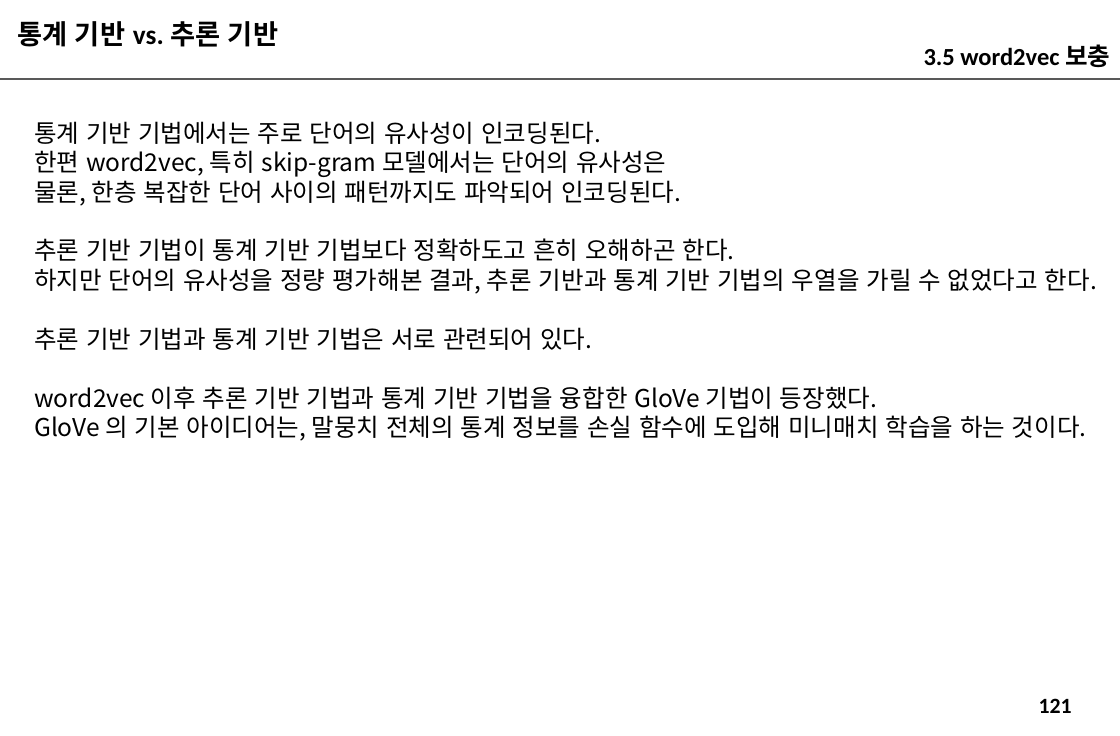
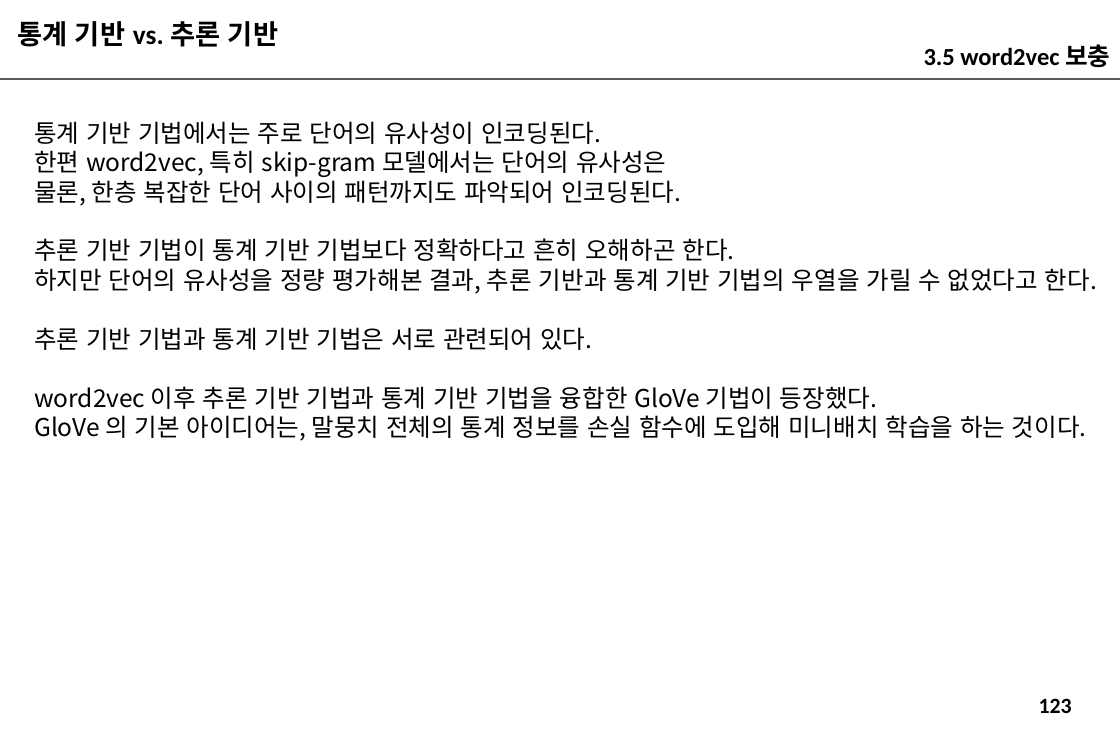
Before and after one commit to imguru-mooc/deep_learning_nlp, a slide deck: slide 123 of 인공지능_자연어처리_2_판서.pptx (slide 121 before the commit). Drawn at 1120x736 pixels with LibreOffice and Linux fonts; fonts in the diff are those of the drawing. Boxes give left, top, right and bottom in pixels: in the first picture for what was removed or moved away, otherwise in the second. Text is boxed around its words. In the diff, an @@ line names an element or a change of style, - is before the commit and + after.

```diff
--- a/인공지능_자연어처리_2_판서.pptx
+++ b/인공지능_자연어처리_2_판서.pptx
@@ text at (34,238,734,261): text changed @@
-추론 기반 기법이 통계 기반 기법보다 정확하도고 흔히 오해하곤 한다.
+추론 기반 기법이 통계 기반 기법보다 정확하다고 흔히 오해하곤 한다.
@@ text at (34,415,1087,441): text changed @@
-GloVe 의 기본 아이디어는, 말뭉치 전체의 통계 정보를 손실 함수에 도입해 미니매치 학습을 하는 것이다.
+GloVe 의 기본 아이디어는, 말뭉치 전체의 통계 정보를 손실 함수에 도입해 미니배치 학습을 하는 것이다.
@@ page number at (1039,698,1072,713): text changed @@
-121
+123
```
Also in this commit, not shown: 6 other slides changed, 2 slides added.
